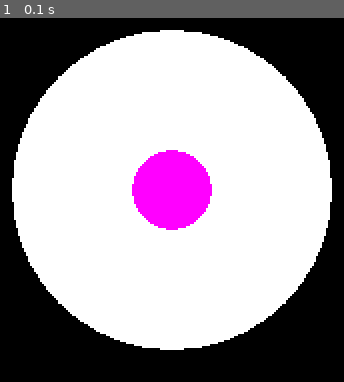
Above: before the commit, frame 1.
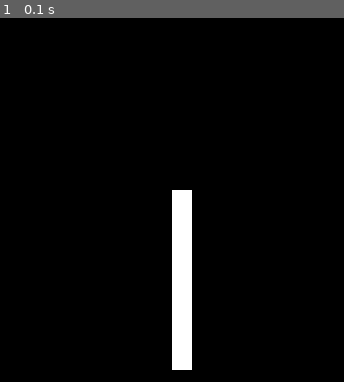
Above: after the commit, the same moment.

Repository: kr1st0fferson/love2d-game
Game: LÖVE game, started from main.lua
The game is run twice, just before and just after one commit, with the same random seed, the same clock (stepped at 60 frames per second) and the same inputs.
Inputs:
- Up to frame 1 (0.1 s): no input

The runs differ from the first frame. In frame 1, 62% of the frame differs, in the area x 3-97%, y 3-97%.

Commit message:
made a rectangle

Diff:
--- a/main.lua
+++ b/main.lua
@@ -9,10 +9,9 @@
 
 function love.draw()
     love.graphics.setColor(1,1,1)
-    love.graphics.circle("fill", 300, 300, 80)
+    love.graphics.rectangle("fill", 300, 300, 10, 90)
 
-    love.graphics.setColor(1,0,1)
-    love.graphics.circle("fill", 300, 300, 20)
+
 
 
 end
